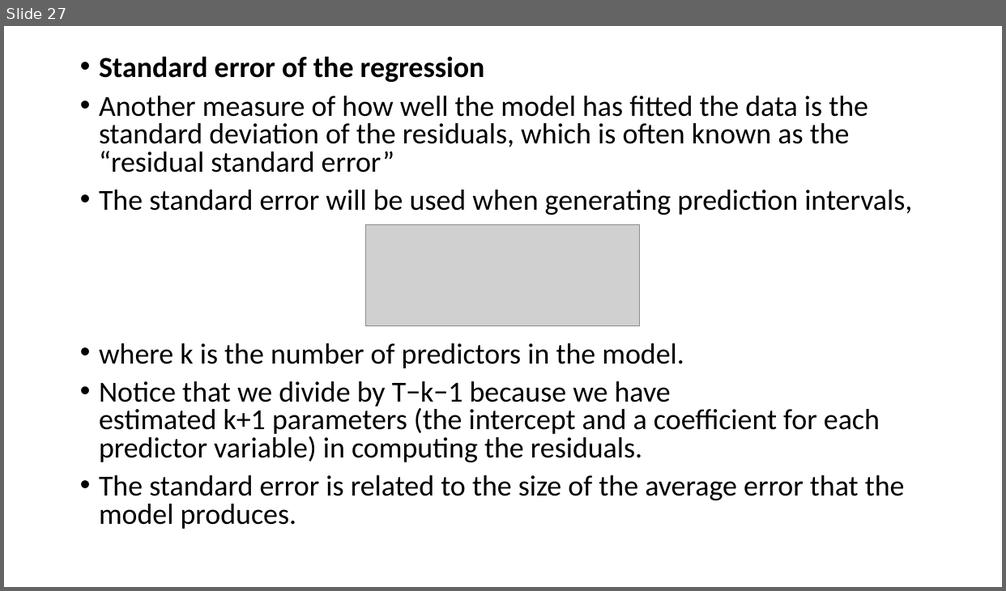
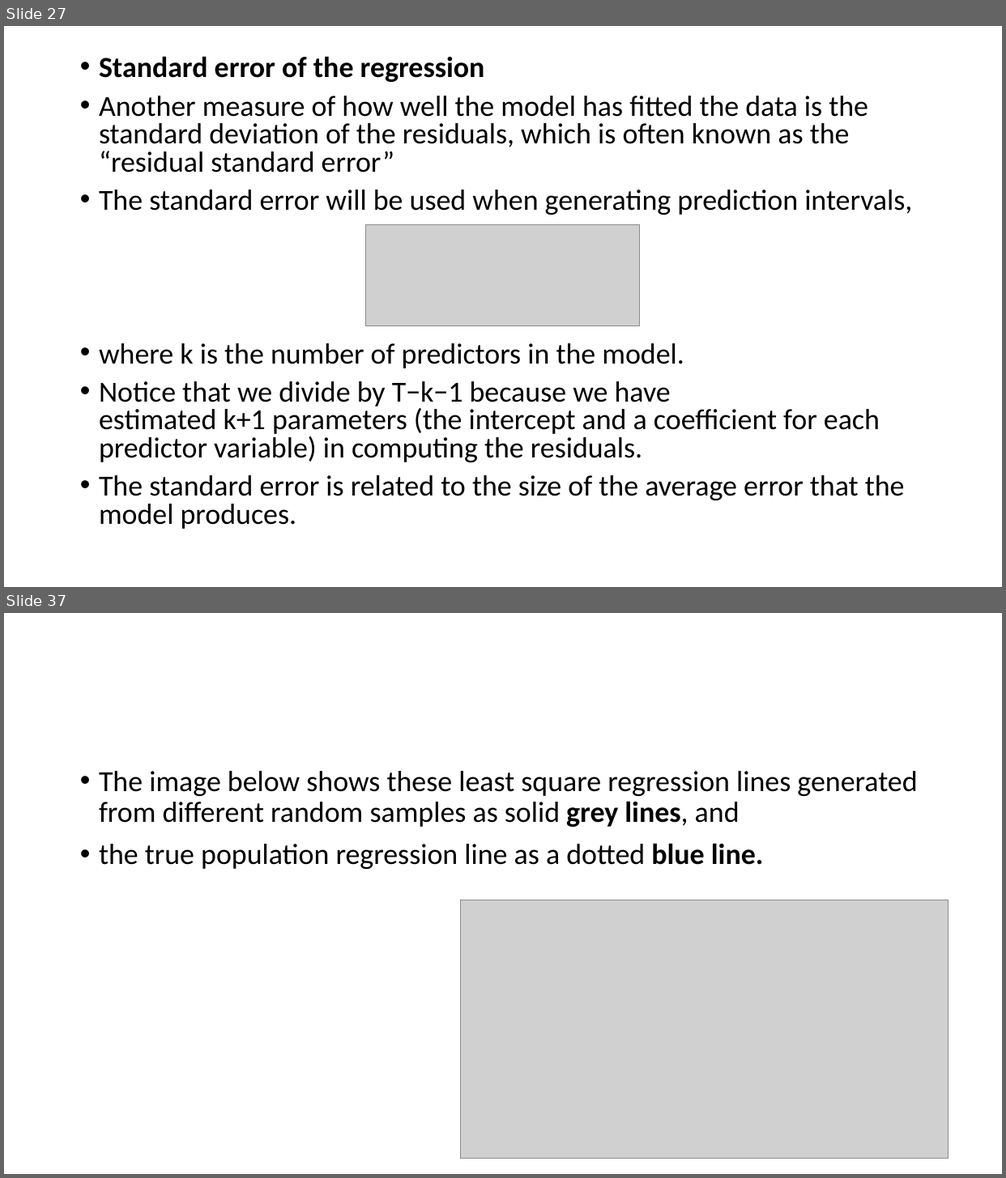
Before and after one commit to satishdkt/BTech-2024-25-Batch-Time-Series-Analysis, a slide deck: PPT/Unit 2/Unit II - REGRESSION ANALYSIS AND FORECASTING-Lecture 1.pptx. Shown one above the other, each under a label of ours: slide 27 before the commit, slides 27 and 37 after it; the slides between them are not shown. The pictures are 1006x591 and 1006x1178 pixels, drawn with LibreOffice and Linux fonts; fonts in the diff are those of the drawing; grey boxes stand for pictures. Boxes give left, top, right and bottom in pixels: in the first picture for what was removed or moved away, otherwise in the second. Text is boxed around its words. In the diff, an @@ line names an element or a change of style, - is before the commit and + after.

```diff
--- a/PPT/Unit 2/Unit II - REGRESSION ANALYSIS AND FORECASTING-Lecture 1.pptx
+++ b/PPT/Unit 2/Unit II - REGRESSION ANALYSIS AND FORECASTING-Lecture 1.pptx
@@ slide 37 added at (4, 613, 1002, 1174), background #FFFFFF @@
@@ text added at (99, 771, 917, 869), 28 pt, text #000000 @@
+• The image below shows these least square regression lines generated from different random samples as solid grey lines, and
+• the true population regression line as a dotted blue line.
@@ picture added at (461, 900, 948, 1159) @@
```
Also in this commit, not shown: 127 other slides added, 13 other files.
